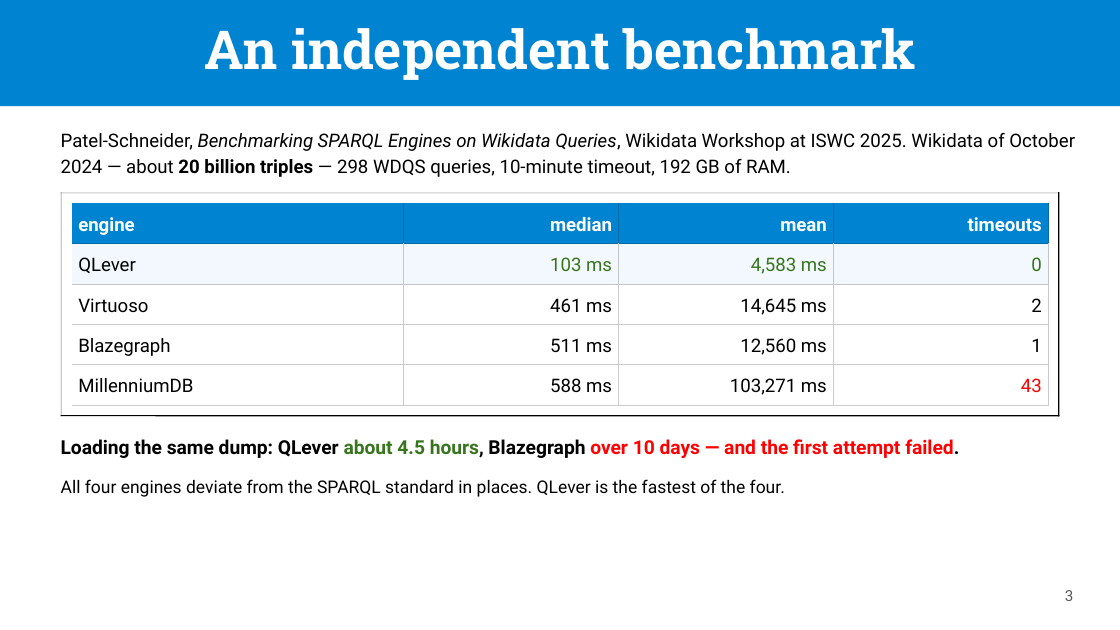
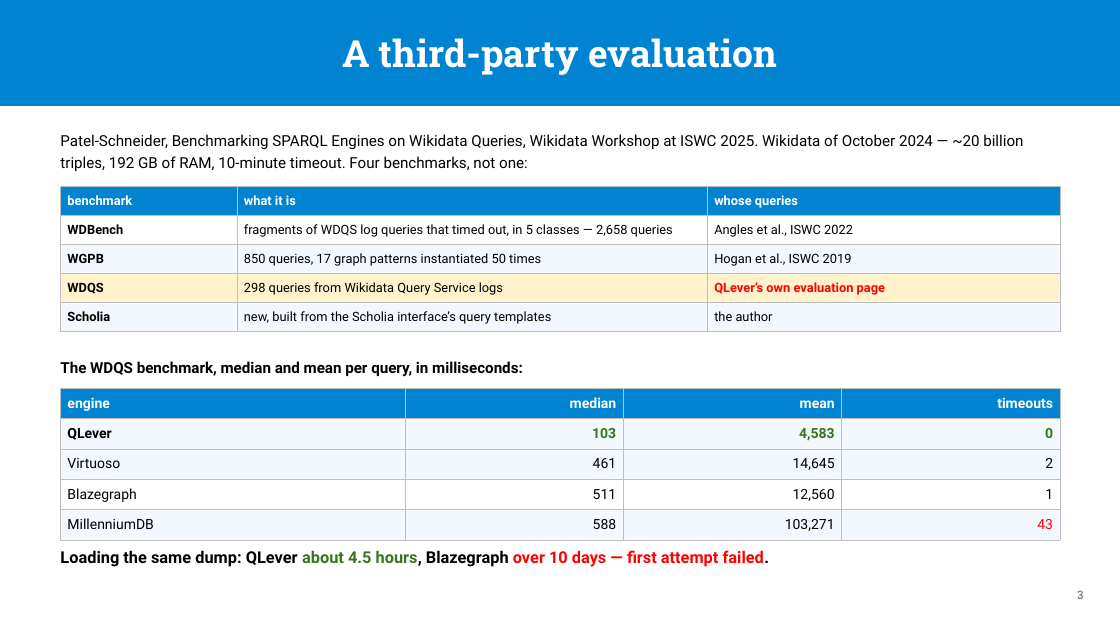
Before and after one commit to passage-org/passage, a slide deck: slide 3 of passage-qlever/slides/QLever as a Passage backend.pptx. Drawn at 1120x630 pixels with LibreOffice and Linux fonts; fonts in the diff are those of the drawing. Boxes give left, top, right and bottom in pixels: in the first picture for what was removed or moved away, otherwise in the second. Text is boxed around its words. In the diff, an @@ line names an element or a change of style, - is before the commit and + after.

```diff
--- a/passage-qlever/slides/QLever as a Passage backend.pptx
+++ b/passage-qlever/slides/QLever as a Passage backend.pptx
@@ rectangle added at (0, 0, 1120, 106), fill #0084D1 @@
@@ title "A third-party evaluation": place and size @@
-title "A third-party evaluation" at (0, 0, 1120, 106)
+title "A third-party evaluation" at (342, 38, 777, 75)
@@ title "A third-party evaluation" at (342, 38, 777, 75): fill #0084D1 to none @@
@@ title removed at (204, 28, 916, 80) @@
-An independent benchmark
@@ title at (342, 38, 777, 75): text added @@
+A third-party evaluation
@@ text at (60, 134, 1023, 171): text changed; size 16 to 13 pt @@
-Patel-Schneider, Benchmarking SPARQL Engines on Wikidata Queries, Wikidata Workshop at ISWC 2025. Wikidata of October 2024 — about 20 billion triples — 298 WDQS queries, 10-minute timeout, 192 GB of RAM.
+Patel-Schneider, Benchmarking SPARQL Engines on Wikidata Queries, Wikidata Workshop at ISWC 2025. Wikidata of October 2024 — ~20 billion triples, 192 GB of RAM, 10-minute timeout. Four benchmarks, not one:
@@ line removed from (60, 193) to (1060, 193) @@
@@ table added at (60, 187, 1060, 328), 5 rows, 3 columns @@
+benchmark | what it is | whose queries
+WDBench | fragments of WDQS log queries that timed out, in 5 classes — 2,658 queries | Angles et al., ISWC 2022
+WGPB | 850 queries, 17 graph patterns instantiated 50 times | Hogan et al., ISWC 2019
+WDQS | 298 queries from Wikidata Query Service logs | QLever’s own evaluation page
+Scholia | new, built from the Scholia interface’s query templates | the author
@@ line removed from (61, 192) to (61, 417) @@
@@ line removed from (1059, 192) to (1059, 417) @@
@@ table at (60, 388, 1060, 535) @@
-row 2, column 2: 103 ms
+row 2, column 2: 103
-row 2, column 3: 4,583 ms
+row 2, column 3: 4,583
-row 3, column 2: 461 ms
+row 3, column 2: 461
-row 3, column 3: 14,645 ms
+row 3, column 3: 14,645
-row 4, column 2: 511 ms
+row 4, column 2: 511
-row 4, column 3: 12,560 ms
+row 4, column 3: 12,560
-row 5, column 2: 588 ms
+row 5, column 2: 588
-row 5, column 3: 103,271 ms
+row 5, column 3: 103,271
@@ fill none to #F2F8FD in 8 cells @@
@@ fill none to #FFFFFF in row 4 @@
@@ size 16 to 12 pt in "engine", "median", "mean", "timeouts" and 8 more places @@
@@ bold on in "QLever", "0" @@
@@ line spacing 22.4pt to 1 @@
@@ borders changed @@
@@ table: place and size @@
-table at (71, 203, 1049, 405)
+table at (60, 388, 1060, 535)
@@ text added at (60, 361, 523, 377), 13 pt, text #000000, bold @@
+The WDQS benchmark, median and mean per query, in milliseconds:
@@ line removed from (60, 416) to (1060, 416) @@
@@ text removed at (61, 479, 785, 497) @@
-All four engines deviate from the SPARQL standard in places. QLever is the fastest of the four.
@@ text at (60, 550, 770, 567): text changed; size 16.5 to 14 pt @@
-Loading the same dump: QLever about 4.5 hours, Blazegraph over 10 days — and the first attempt failed.
+Loading the same dump: QLever about 4.5 hours, Blazegraph over 10 days — first attempt failed.
@@ page number: place and size @@
-page number at (1065, 590, 1074, 601)
+page number at (1077, 590, 1084, 599)
@@ page number at (1077, 590, 1084, 599): size 13 to 10 pt; line spacing 18.2pt to 1 @@
```
Also in this commit, not shown: 15 other slides changed, 2 other files.
